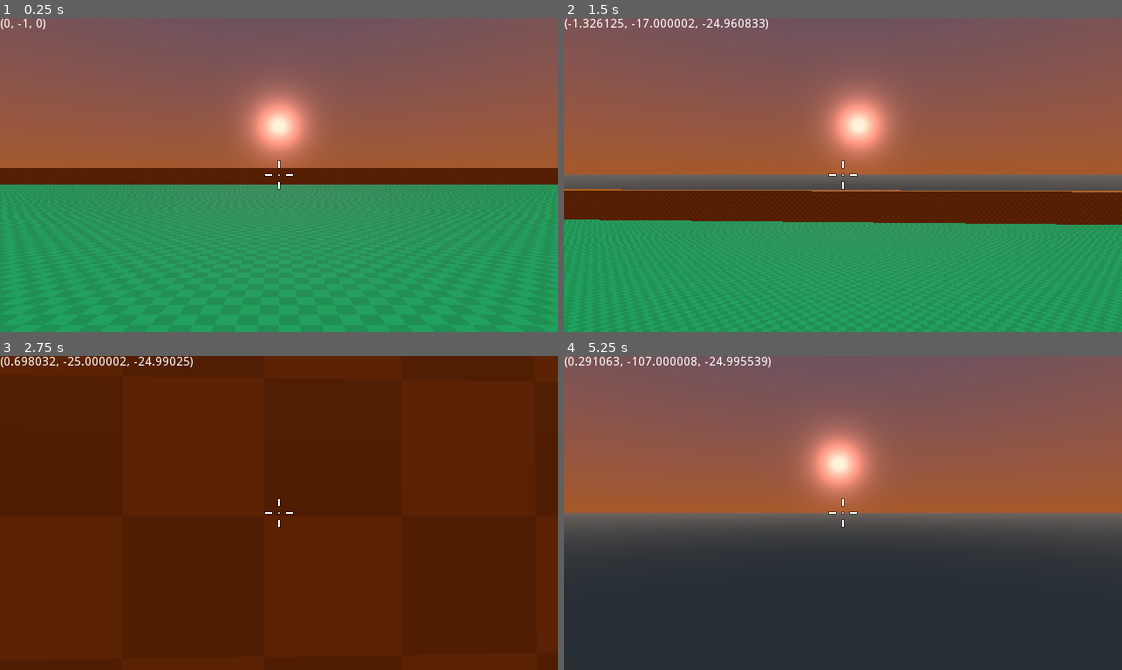
Above: before the commit, frames 1-4 (two rows, left to right).
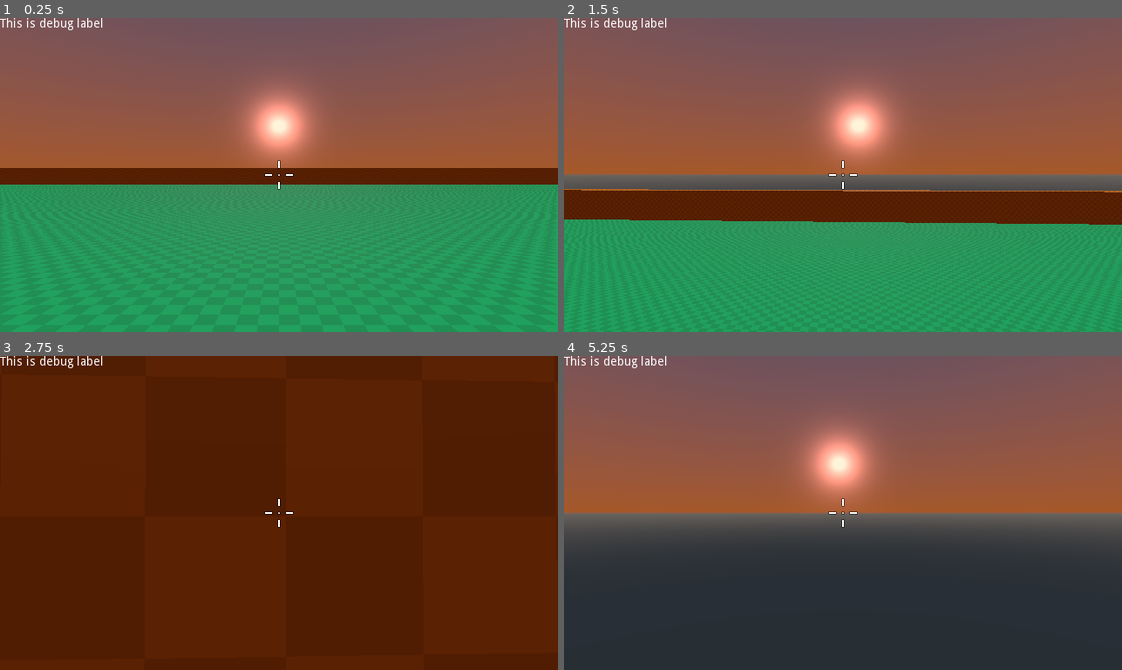
Above: after the commit, the same moments.

Repository: TrickyFatCat/classic-fps-prototype
Game: Godot game, scene res://levels/TestLevel.tscn
The game is run twice, just before and just after one commit, with the same random seed, the same clock (stepped at 60 frames per second) and the same inputs.
Inputs (mouse positions are in pixels of both pictures, inside the frame that each line leads up to):
- Up to frame 1 (0.25 s): no input
- Up to frame 2 (1.5 s): tap Enter at 0.5 s; move the mouse to (870, 175) at 0.52 s; hold , (move_forward) from 0.53 s (still down); tap Space (jump) at 0.77 s; move the mouse to (815, 175) at 1.27 s
- Up to frame 3 (2.75 s): keep holding , (move_forward); tap Space (jump) at 1.52 s; move the mouse to (290, 506) at 2.02 s
- Up to frame 4 (5.25 s): keep holding , (move_forward); move the mouse to (837, 519) at 2.77 s; tap Space (jump) at 3.02, 3.77, 4.52 s; move the mouse to (887, 516) at 3.52 s; move the mouse to (798, 509) at 4.27 s; move the mouse to (848, 513) at 5.02 s

The runs differ from the first frame. In frame 1, 0.3% of the frame differs, in the area x 0-19%, y 0-4%; in frame 2, 0.7%, in the area x 0-97%, y 0-66%; in frame 3, 0.6%; in frame 4, 0.6%.

Commit message:
Implement air_control_factor

Diff:
--- a/src/entity/player/player.gd
+++ b/src/entity/player/player.gd
@@ -16,6 +16,7 @@
 export var air_friction : float = 1.5
 export var jump_force : float = 25.0
 export var gravity : float = 60.0
+export var air_control_factor : float = 0.1
 export var mouse_sens : float = 0.1
 export var ignore_rotation : bool = false
 export var health_max = 100;
@@ -47,8 +48,6 @@
 	var velocity = _velocity_horizontal + _velocity_vertical
 	move_and_slide(velocity, Vector3.UP)
 
-	$Label.text = String(velocity)
-
 
 func _rotate_camera(event: InputEvent) -> void:
 	if event is InputEventMouseMotion:
@@ -67,9 +66,9 @@
 	var velocity_factor : float
 
 	if direction != Vector3.ZERO:
-		velocity_factor = acceleration
+		velocity_factor = acceleration if is_on_floor() else acceleration * air_control_factor
 	else:
-		velocity_factor = ground_friction if is_on_floor() else air_friction
+		velocity_factor = ground_friction if is_on_floor() else air_friction * air_control_factor
 
 	_velocity_horizontal = _velocity_horizontal.linear_interpolate(direction * speed_max, velocity_factor * get_physics_process_delta_time())
 
